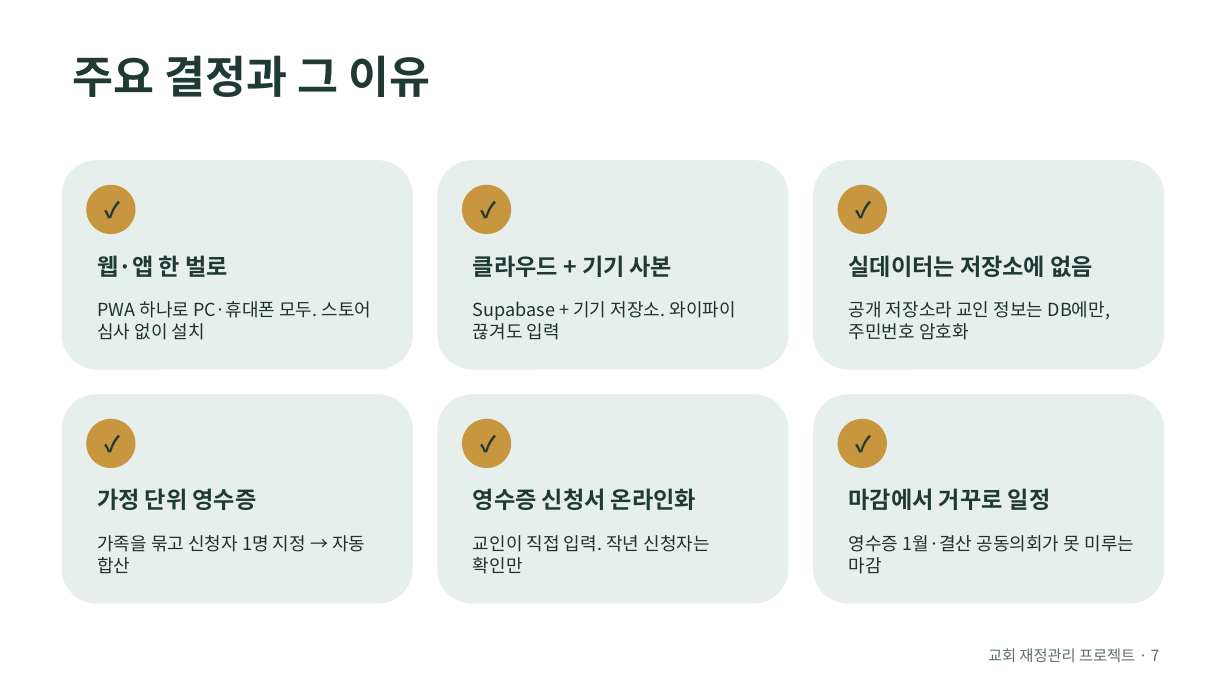
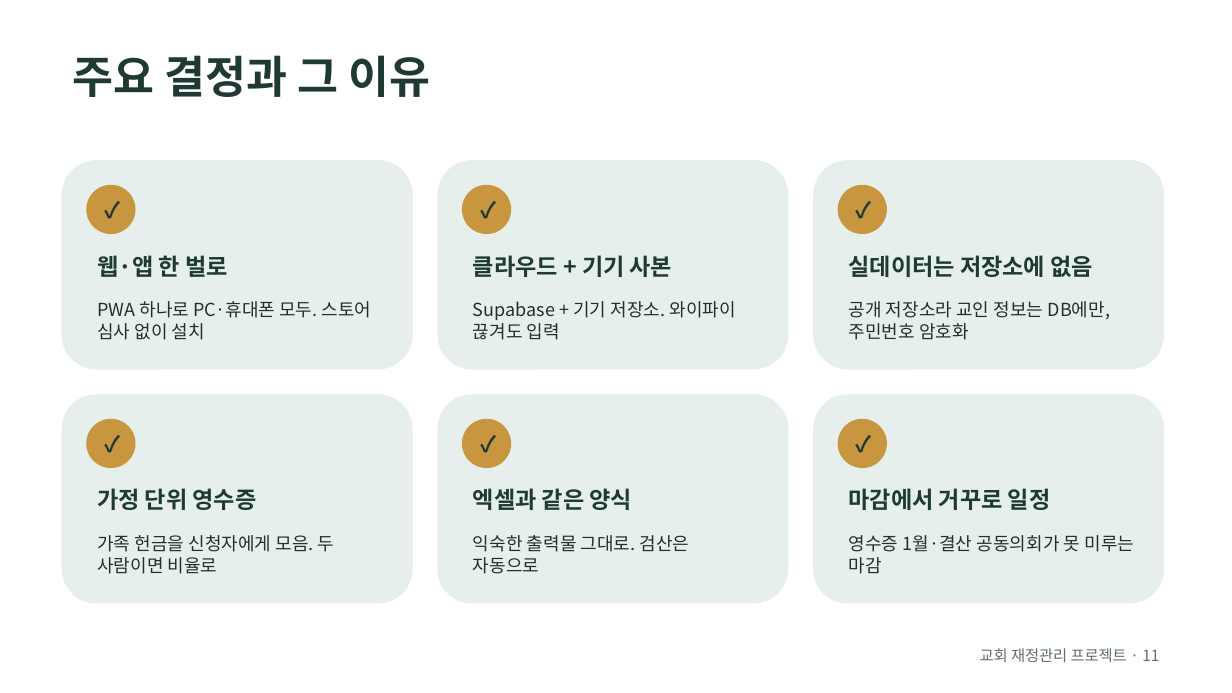
Before and after one commit to webyigit/wweebbyyii, a slide deck: slide 11 of church-finance/slides/history.odp (slide 7 before the commit). Drawn at 1232x693 pixels with LibreOffice and Linux fonts; fonts in the diff are those of the drawing. Boxes give left, top, right and bottom in pixels: in the first picture for what was removed or moved away, otherwise in the second. Text is boxed around its words. In the diff, an @@ line names an element or a change of style, - is before the commit and + after.

```diff
--- a/church-finance/slides/history.odp
+++ b/church-finance/slides/history.odp
@@ text at <box>473,488,633,510</box>: text changed @@
-영수증 신청서 온라인화
+엑셀과 같은 양식
@@ text at <box>97,535,335,574</box>: text changed @@
-가족을 묶고 신청자 1명 지정 → 자동 합산
+가족 헌금을 신청자에게 모음. 두 사람이면 비율로
@@ text at <box>473,535,690,574</box>: text changed @@
-교인이 직접 입력. 작년 신청자는 확인만
+익숙한 출력물 그대로. 검산은 자동으로
@@ text at <box>980,648,1159,662</box>: text changed @@
-교회 재정관리 프로젝트 · 7
+교회 재정관리 프로젝트 · 11
```
Also in this commit, not shown: 5 other slides changed, 5 slides added, 1 slide removed, 4 other files.
